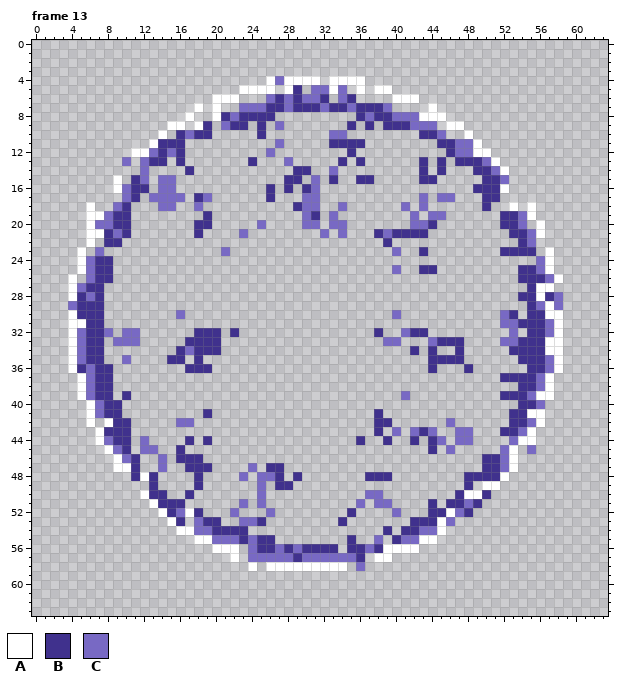
Pixel-art file -- assets/sprites/spritesheet.aseprite. The picture above was drawn from the file before the commit.
64x64 pixels, 17 frames. Shown: frame 13. The commit also changed other frames, which this record leaves out.
Palette (. is transparent): A #ffffff  B #40318d  C #7869c4
Pixels before, frame 13, first column x 4:
 4 ......................ACAAAA.AAAA......................
 5 ...................AAAA.AB.CCAC.A.AA...................
 6 ................AAA...CBCBCCB.CB....AAA................
 7 ..............A.A..CCCBBCBBBCBBCBBBC....A..............
 8 .............A..ABCBBBB.........BCBBCCCAAA.............
 9 ...........AA.AB.CBB.B.C.......B.B.BBBCCC.AA...........
10 ..........A.BCBB.....B.......CC........BBC..A..........
11 .........ABBB..........C.....BBBB........BBCCA.........
12 .......AACBCB.........C........B..........BCCAA........
13 ......C.CBB.B.......B...C.....B.B......B.B.BBBCA.......
14 ........C....B...........BB..C.........B.B...BBCA......
15 .....A.BC.CC............BB.C.B..BB.....BB.....BBC......
16 .....ACBB.CC..........B.B.BC.................BBBA......
17 ......CB.CCCC.BC......B...CC...........C.CC...BB.......
18 ..A..CB...CC..C..........BCC..C......C.C......B..A.A...
19 ..AACBB........B..........CB.C........C.CC......BBCA...
20 ..ACCBB.......BB.....C....CC.CC.......CCB.......BBC.A..
21 ..AABCB.......B....C........C.C...BCBBBB.........BBCA..
22 ..A.BB.............................B..............BC...
23 .A.C.............C..................C..B........BBBB.A.
24 .ACBB...............................................CA.
25 .ACBB...............................C..BB.........BBCA.
26 A.CBB.............................................BBBCA
27 ACBB...............................................BAA.
28 ABCB..............................................BBABC
29 CBBB...............................................BCAC
30 ABBB........C.......................C...........CB.BBAA
31 AABB............................................CCBBBCA
32 ACBBC.CC......BBB.B...............B..CBB.........C.BBCA
33 ACBB.CCC.....BBBB..................CC...CBBB....CCBBBAA
34 ACBB........BCBBB.....................B.B..B.....BBBBAA
35 ACBB..C....BB.B.........................BBBB......BBBCA
36 ABCBB........BBB........................B...B......BBCA
37 .ACBB...........................................BBBBCA.
38 .ACBB.............................................BBCA.
39 .ACBB.B..............................C..........BBBCAA.
40 ..ACBB............................................BBC..
41 ..ACBB.........B..................B..............BBAA..
42 ..A.ABB.....CC....................BB......C......BBCA..
43 ...ABBB...........................B.C.CBC..CC...BBCA...
44 ...ACBB.C....B.B................B..B..B.BC.CC....CAA...
45 ....ACB.CC..B...........................B.C.....CA.C...
46 .....ACB..C.BBB...............................BBCA.....
47 .....AAB..C..BBB....C.BB......................BBCA.....
48 .......BAB....B....C.CCB.B.......BBB........BBBBA......
49 .........B....B......C.BB...................B.AA.......
50 ........ABB..B.......C...........CC........BAAB........
51 .........ABBB......C.C..........C.CC....B.BBCB.........
52 ..........ABCAB...C...C........B....C...BBACB..........
53 ...........AB.CBB..CCB........B.......BBBAC............
54 ............AACCBBBB...............B.BBCCA.............
55 ..............AACCCBCBB........B..C.BCCAA..............
56 ................AAA.CBBCBCBBBB.BBCBAAAA................
57 ..................A.CCCCCBCCCCCCB.AA...................
58 ....................A.AAAAAAAAA.C......................
New version:
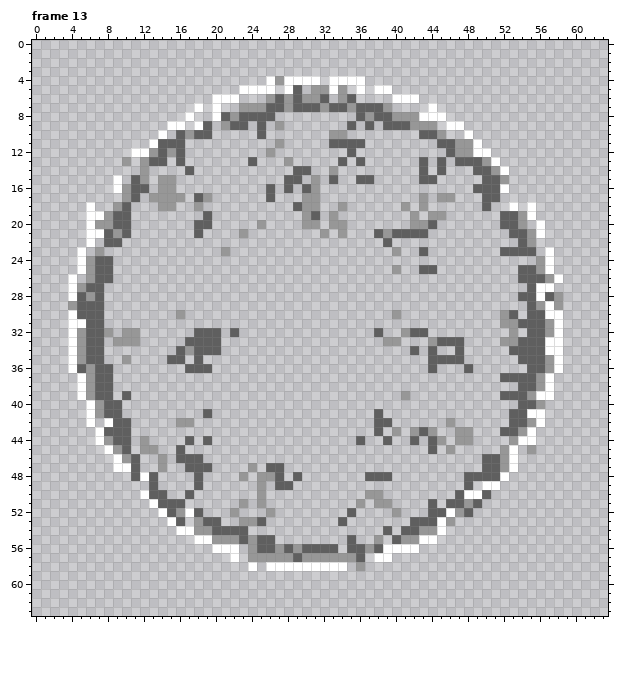
Change:
colour B: #40318d -> #5f5f5f
colour C: #7869c4 -> #979797
